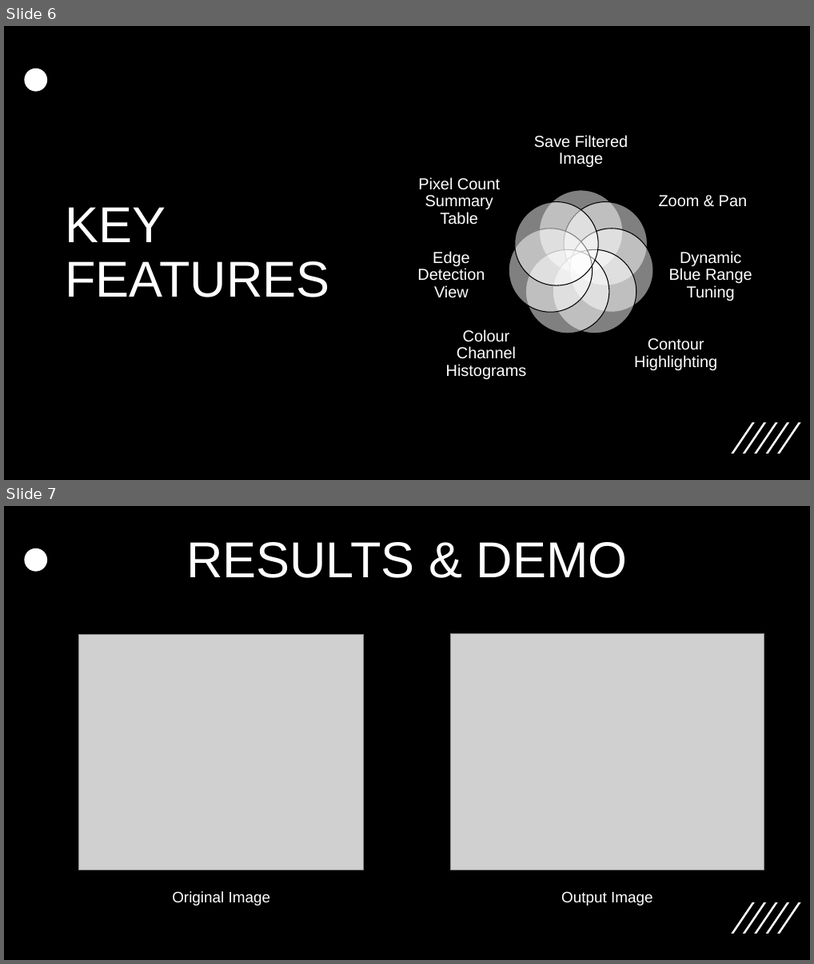
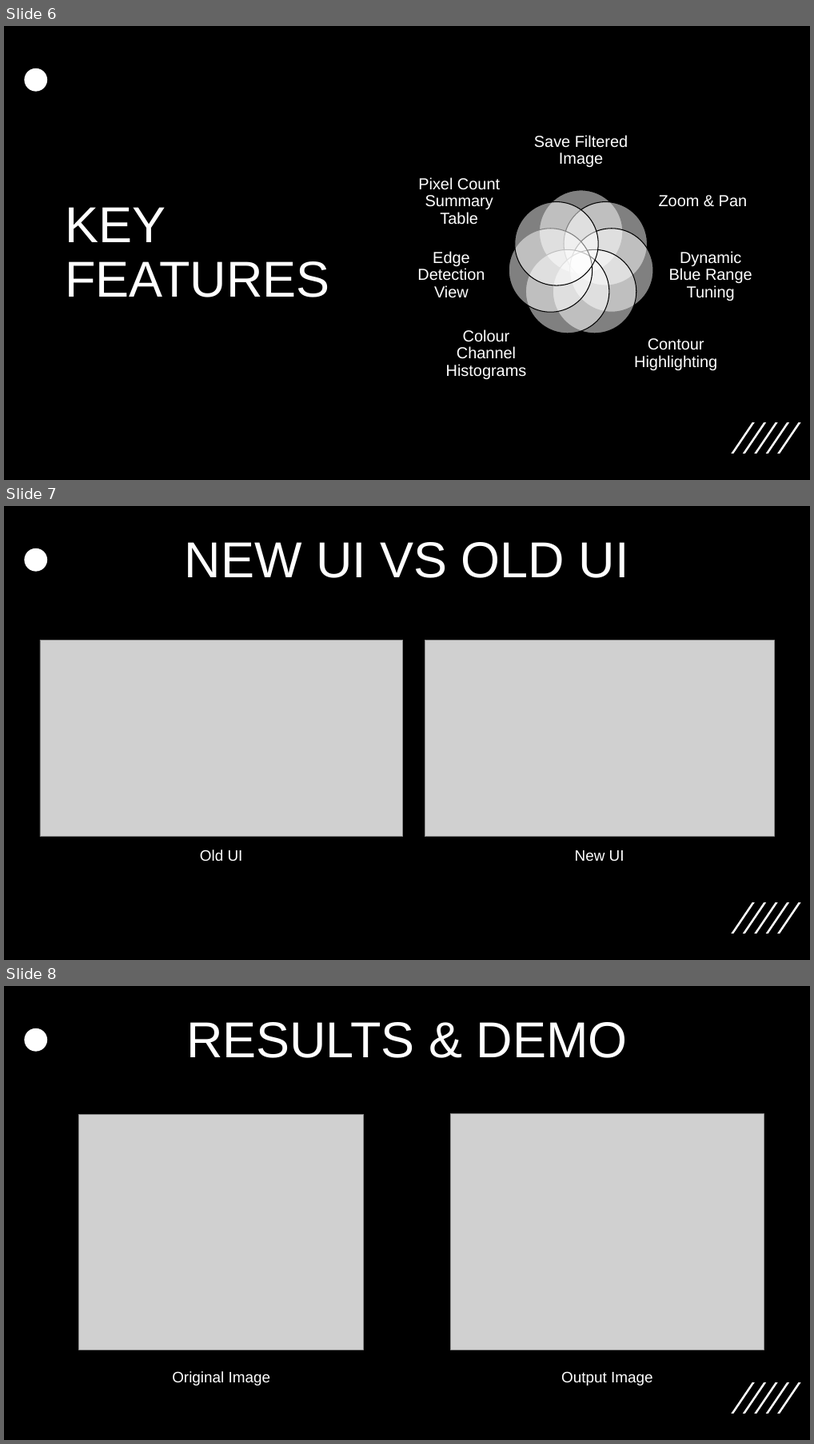
Before and after one commit to Aarishmughal/dip_project_water_body_detection, a slide deck: Project_Presentation_DIP.pptx. Shown one above the other, each under a label of ours: slides 6 and 7 before the commit, slides 6, 7 and 8 after it. The pictures are 814x964 and 814x1444 pixels, drawn with LibreOffice and Linux fonts; fonts in the diff are those of the drawing; grey boxes stand for pictures. Boxes give left, top, right and bottom in pixels: in the first picture for what was removed or moved away, otherwise in the second. Text is boxed around its words. In the diff, an @@ line names an element or a change of style, - is before the commit and + after.

```diff
--- a/Project_Presentation_DIP.pptx
+++ b/Project_Presentation_DIP.pptx
@@ slide 7 added at (4, 506, 810, 960), background #000000; not listed: 6 template elements that a slide beside it also shows @@
@@ title added at (185, 542, 630, 578), 60 pt, text #FFFFFF @@
+NEW UI VS OLD UI
@@ picture added at (40, 640, 402, 836) @@
@@ picture added at (425, 640, 774, 836) @@
@@ text added at (200, 849, 243, 860), 18 pt, text #FFFFFF @@
+Old UI
@@ text added at (575, 850, 625, 861), 18 pt, text #FFFFFF @@
+New UI
@@ what was slide 7 is now slide 8 @@
```
Also in this commit, not shown: 1 slide changed, 7 other files.
